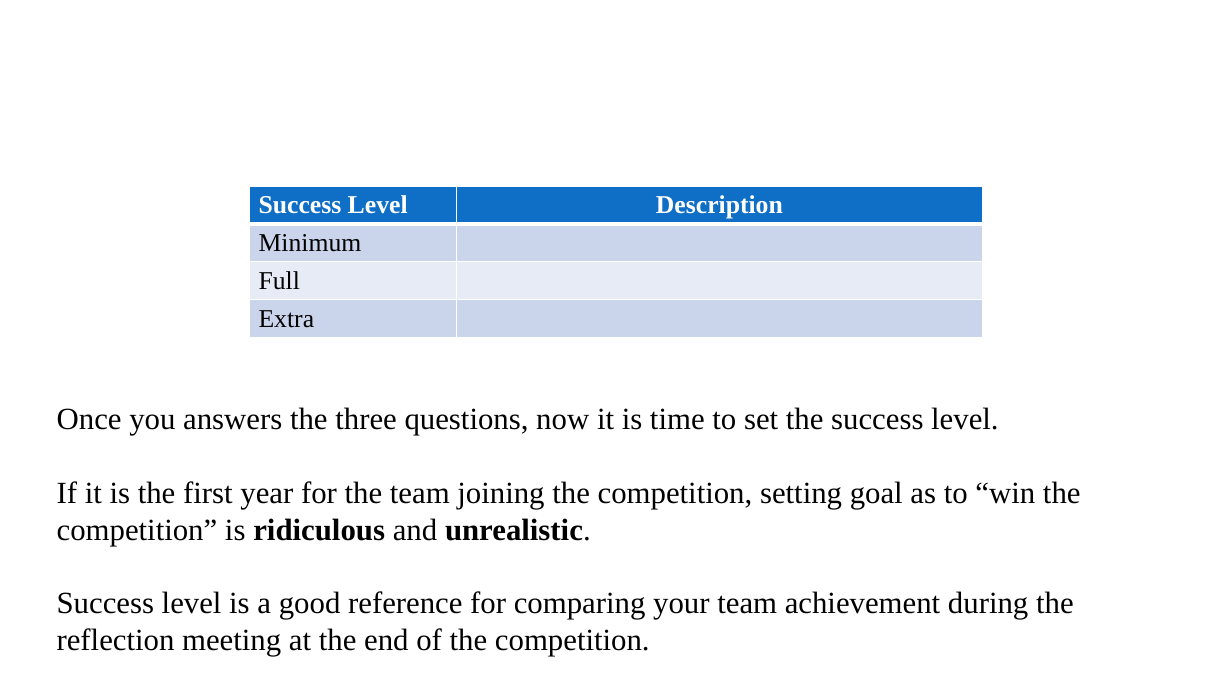
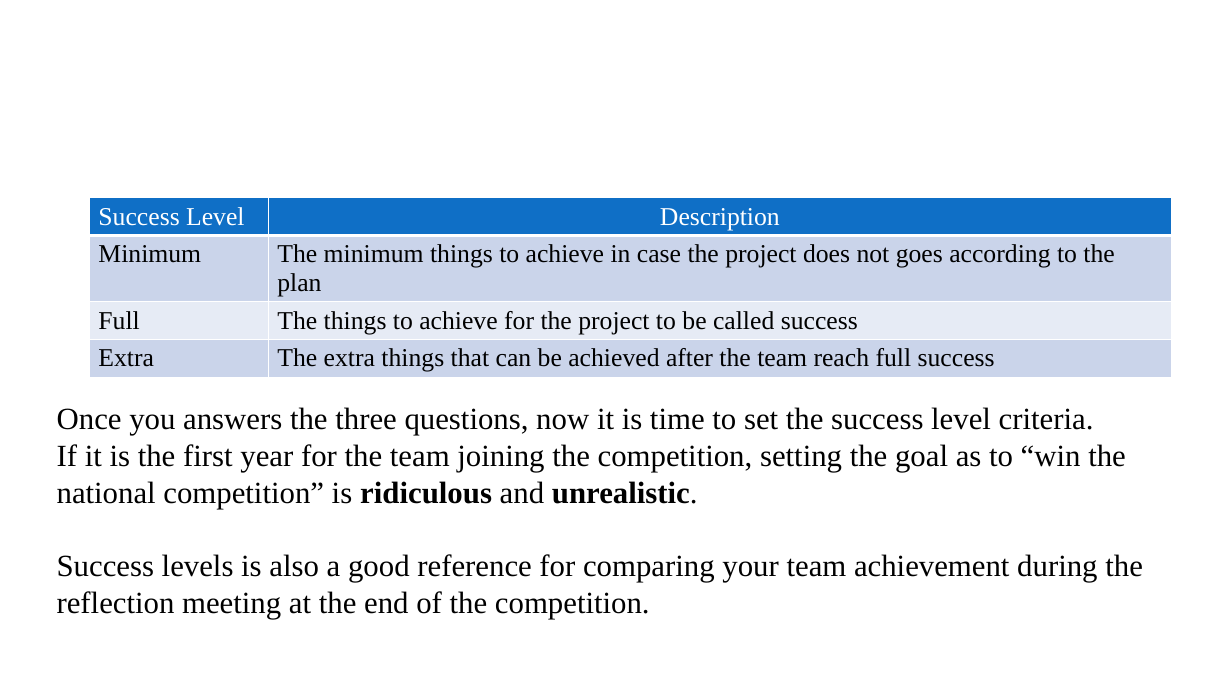
Before and after one commit to MorokotSakal/robotics-se, a slide deck: slide 5 of RoboticsTeam_SysEng_211227.pptx. Drawn at 1232x693 pixels with LibreOffice and Linux fonts; fonts in the diff are those of the drawing; background and template pictures are left out. Boxes give left, top, right and bottom in pixels: in the first picture for what was removed or moved away, otherwise in the second. Text is boxed around its words. In the diff, an @@ line names an element or a change of style, - is before the commit and + after.

```diff
--- a/RoboticsTeam_SysEng_211227.pptx
+++ b/RoboticsTeam_SysEng_211227.pptx
@@ table added at <box>90,198,1173,501</box>, 4 rows, 2 columns @@
+Success Level | Description
+Minimum | The minimum things to achieve in case the project does not goes according to the plan
+Full | The things to achieve for the project to be called success
+Extra | The extra things that can be achieved after the team reach full success
@@ table removed at <box>250,187,983,490</box>, 4 rows, 2 columns @@
-Success Level | Description
-Minimum | 
-Full | 
-Extra | 
@@ text at <box>57,407,1143,619</box>: text changed @@
-Once you answers the three questions, now it is time to set the success level.
-If it is the first year for the team joining the competition, setting goal as to “win the competition” is ridiculous and unrealistic.
-Success level is a good reference for comparing your team achievement during the reflection meeting at the end of the competition.
+Once you answers the three questions, now it is time to set the success level criteria.
+If it is the first year for the team joining the competition, setting the goal as to “win the national competition” is ridiculous and unrealistic.
+Success levels is also a good reference for comparing your team achievement during the reflection meeting at the end of the competition.
```
Also in this commit, not shown: 14 other slides changed, 2 slides added, 1 slide removed.
